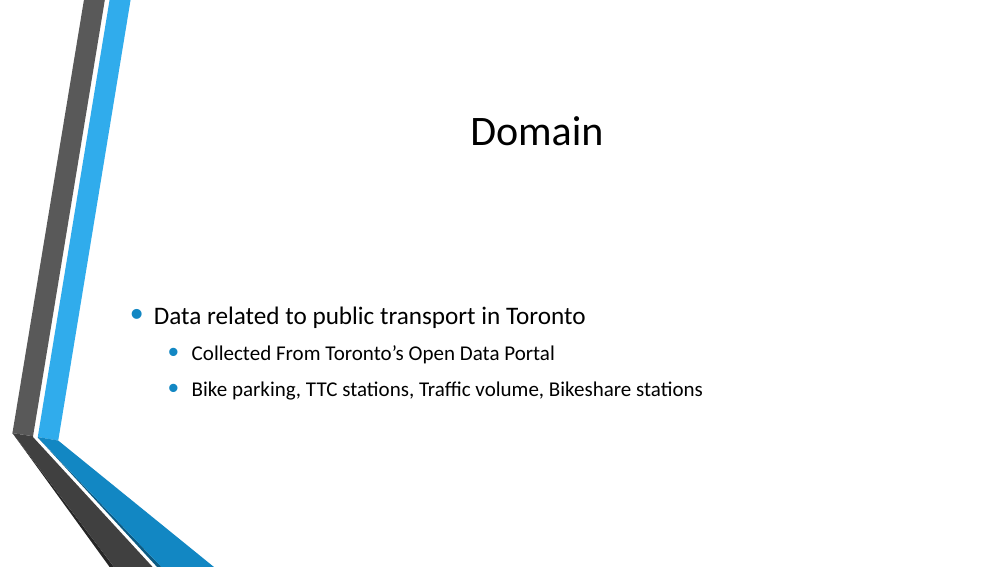
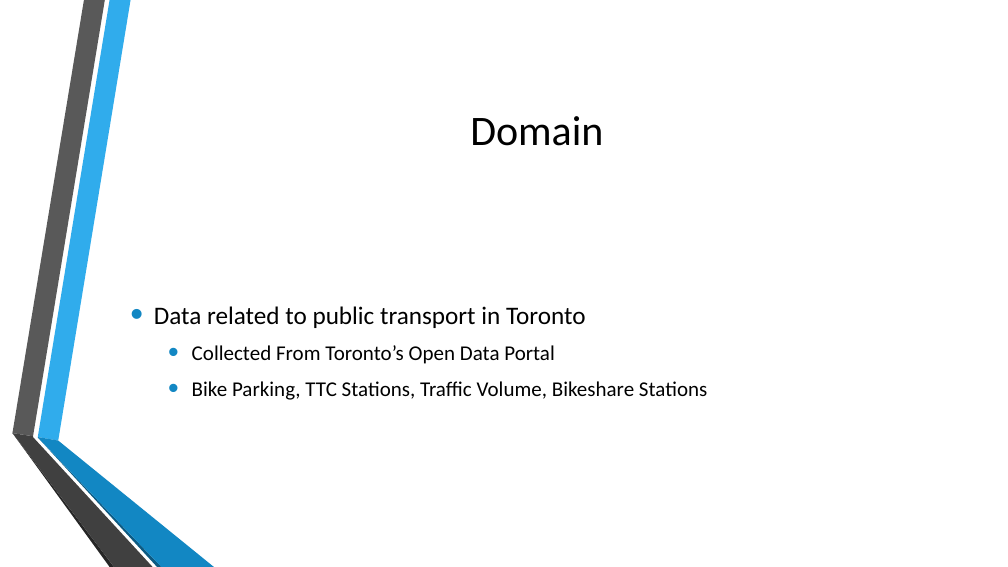
Before and after one commit to SagnikAdusumilli/CSC343-Project, a slide deck: slide 2 of Public Transport in Toronto.pptx. Drawn at 1008x567 pixels with LibreOffice and Linux fonts; fonts in the diff are those of the drawing; background and template pictures are left out. Boxes give left, top, right and bottom in pixels: in the first picture for what was removed or moved away, otherwise in the second. Text is boxed around its words. In the diff, an @@ line names an element or a change of style, - is before the commit and + after.

```diff
--- a/Public Transport in Toronto.pptx
+++ b/Public Transport in Toronto.pptx
@@ text at <box>192,381,707,400</box>: text changed @@
-  • Bike parking, TTC stations, Traffic volume, Bikeshare stations
+  • Bike Parking, TTC Stations, Traffic Volume, Bikeshare Stations
```
Also in this commit, not shown: 6 other slides changed, 12 other files.
